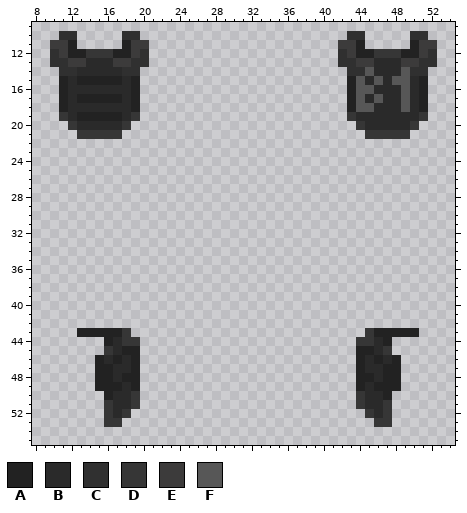
Two versions of one pixel-art sprite, Resources/Textures/Clothing/1984_Project/Armor-ArmorVestB1.rsi/equipped-OUTERCLOTHING.png. The picture above is the old version.
The file is 64x64 pixels. Colours within 5 levels of each other are drawn and written as one. Shown: x 8..54, y 9..55.
Palette (. is transparent): A #222222  B #2a2a2a  C #303030  D #363636  E #3c3b3b  F #575757
The same view after the edit:
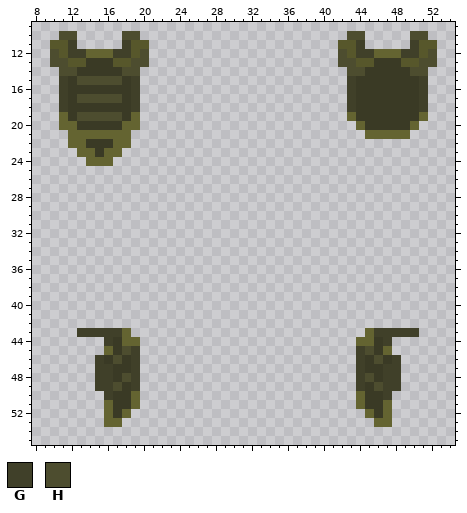
Colours new in this view: G #404029  H #4d4d2f
Difference:
colour B: #2a2a2a -> #3a3a25
colour D: #363636 -> #646431
colour E: #3c3b3b -> #57572b
y 10: x 11..12 CC -> HH; x 18..19 CC -> HH; x 43..44 CC -> HH; x 50..51 CC -> HH
y 11: x 12 A -> G; x 18 A -> G; x 44 A -> G; x 50 A -> G
y 12: x 10 C -> H; x 12..13 AA -> GG; x 17..18 AA -> GG; x 20 C -> H; x 42 C -> H; x 44..45 AA -> GG; x 49..50 AA -> GG; x 52 C -> H
y 13: x 10..11 CC -> HH; x 19..20 CC -> HH; x 42..43 CC -> HH; x 51..52 CC -> HH
y 14: x 11..12 CC -> HH; x 18..19 CC -> HH; x 43..45 CCF -> HHB; x 49..51 FCC -> BHH
y 15: x 11 A -> G; x 13..17 AAAAA -> HHHHH; x 19 A -> G; x 43..44 AF -> GB; x 46 F -> B; x 48..49 FF -> BB; x 51 A -> G
y 16: x 11 A -> G; x 19 A -> G; x 43..45 AFF -> GBB; x 49 F -> B; x 51 A -> G
y 17: x 11 A -> G; x 13..17 AAAAA -> HHHHH; x 19 A -> G; x 43..44 AF -> GB; x 46 F -> B; x 49 F -> B; x 51 A -> G
y 18: x 11 A -> G; x 19 A -> G; x 43..45 AFF -> GBB; x 49 F -> B; x 51 A -> G
y 19: x 13..17 AAAAA -> HHHHH
y 20: x 11 . -> D; x 19 . -> D
y 21: x 12 . -> D; x 18 . -> D
y 22: x 12..18 ....... -> DDBBBDD
y 23: x 13..17 ..... -> DDBDD
y 24: x 14..16 ... -> DDD
y 43: x 13..17 AAAAA -> GGGGG; x 46..50 AAAAA -> GGGGG
y 44: x 16 A -> G; x 47 A -> G
y 45: x 18..19 AA -> HG; x 44..45 AA -> GH
y 46: x 15 A -> G; x 17 A -> H; x 19 A -> G; x 44 A -> G; x 46 A -> H; x 48 A -> G
y 47: x 15..16 AA -> GG; x 19 A -> G; x 44 A -> G; x 47..48 AA -> GG
y 48: x 15..16 AA -> GG; x 18..19 AA -> HG; x 44..45 AA -> GH; x 47..48 AA -> GG
y 49: x 15..17 AAA -> GGH; x 19 A -> G; x 44 A -> G; x 46..48 AAA -> HGG
y 50: x 16 A -> G; x 47 A -> G
Changed places in both pictures, as pixel boxes (x1, y1, x2, y2):
changed: (50, 31, 149, 166)
changed: (338, 31, 437, 139)
changed: (77, 328, 140, 427)
changed: (356, 328, 419, 427)
